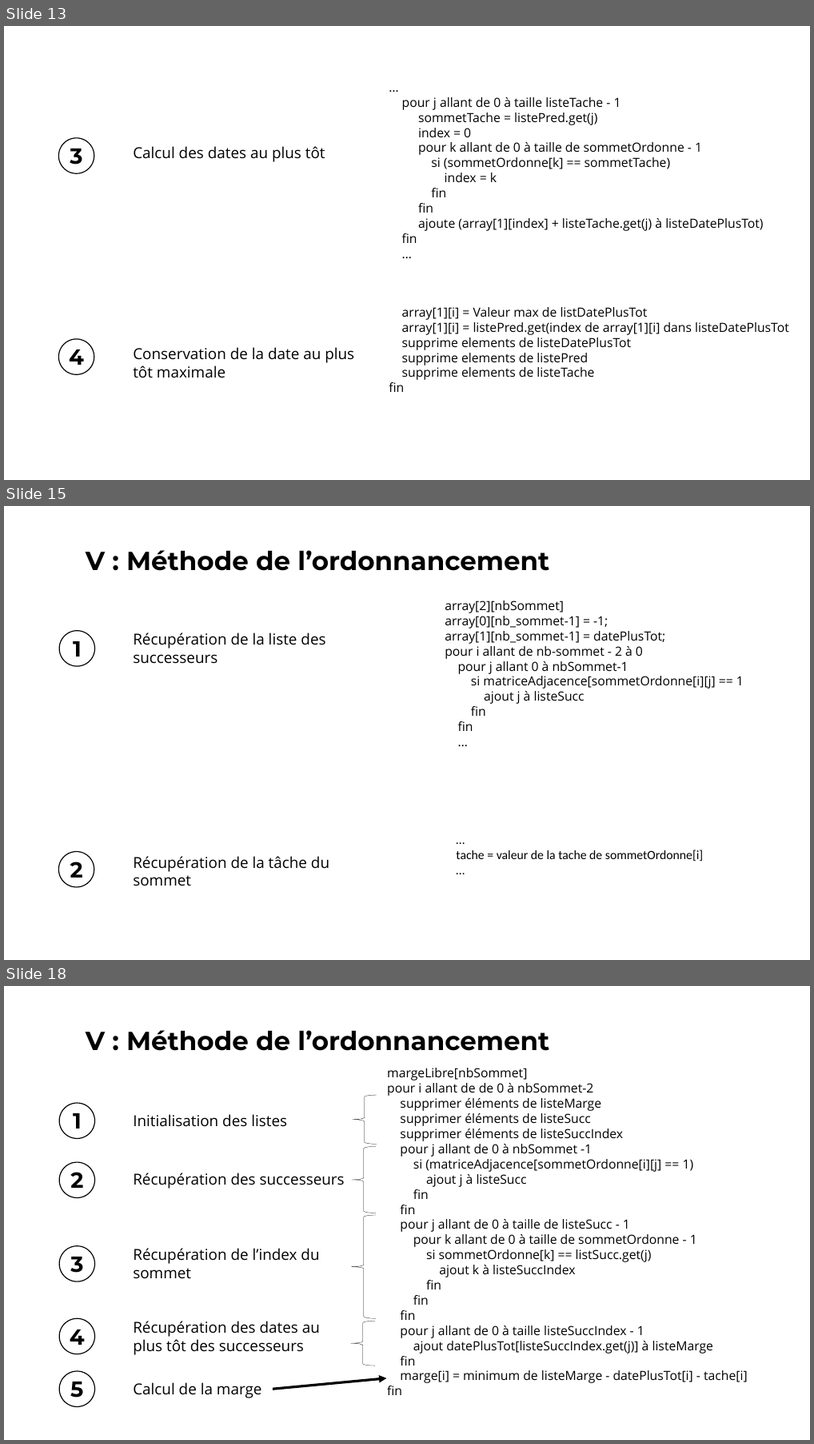
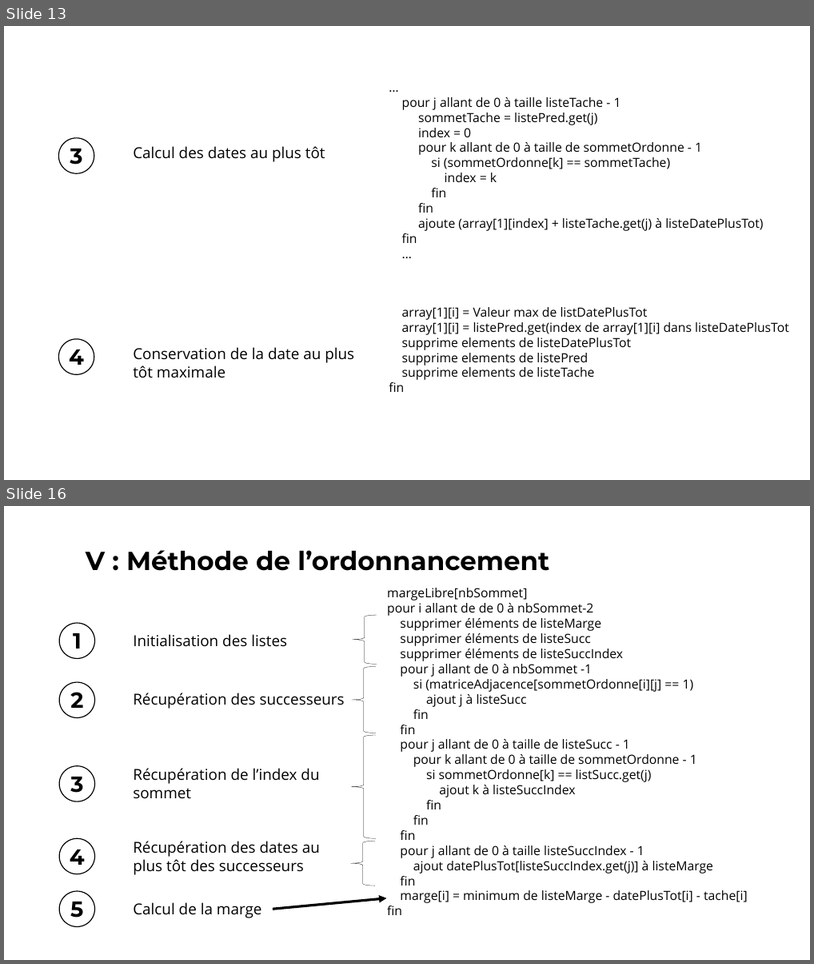
Before and after one commit to vincentdbs/ProjetTheorieDesGraphes, a slide deck: A4_Presentation.pptx. Shown one above the other, each under a label of ours: slides 13, 15 and 18 before the commit, slides 13 and 16 after it; the slides between them are not shown. The pictures are 814x1444 and 814x964 pixels, drawn with LibreOffice and Linux fonts; fonts in the diff are those of the drawing. Boxes give left, top, right and bottom in pixels: in the first picture for what was removed or moved away, otherwise in the second. Text is boxed around its words. In the diff, an @@ line names an element or a change of style, - is before the commit and + after.

```diff
--- a/A4_Presentation.pptx
+++ b/A4_Presentation.pptx
@@ slide 15 removed at (4,506,810,960), background #FFFFFF @@
@@ text removed at (86,550,550,571) @@
-V : Méthode de l’ordonnancement
@@ text removed at (445,600,744,731) @@
-array[2][nbSommet]
-array[0][nb_sommet-1] = -1;
-array[1][nb_sommet-1] = datePlusTot;
-pour i allant de nb-sommet - 2 à 0
-pour j allant 0 à nbSommet-1
-si matriceAdjacence[sommetOrdonne[i][j] == 1
-ajout j à listeSucc
-fin
-fin
-…
@@ ellipse removed at (59,631,94,666) @@
@@ text removed at (73,641,82,656) @@
-1
@@ text removed at (133,632,326,664) @@
-Récupération de la liste des successeurs
@@ ellipse removed at (58,852,94,887) @@
@@ text removed at (70,861,83,877) @@
-2
@@ text removed at (133,856,330,886) @@
-Récupération de la tâche du sommet
@@ text removed at (456,849,703,860) @@
-…
-tache = valeur de la tache de sommetOrdonne[i]
-…
@@ what was slide 18 is now slide 16 @@
```
Also in this commit, not shown: 8 slides changed, 1 other slide removed, 2 other files.
